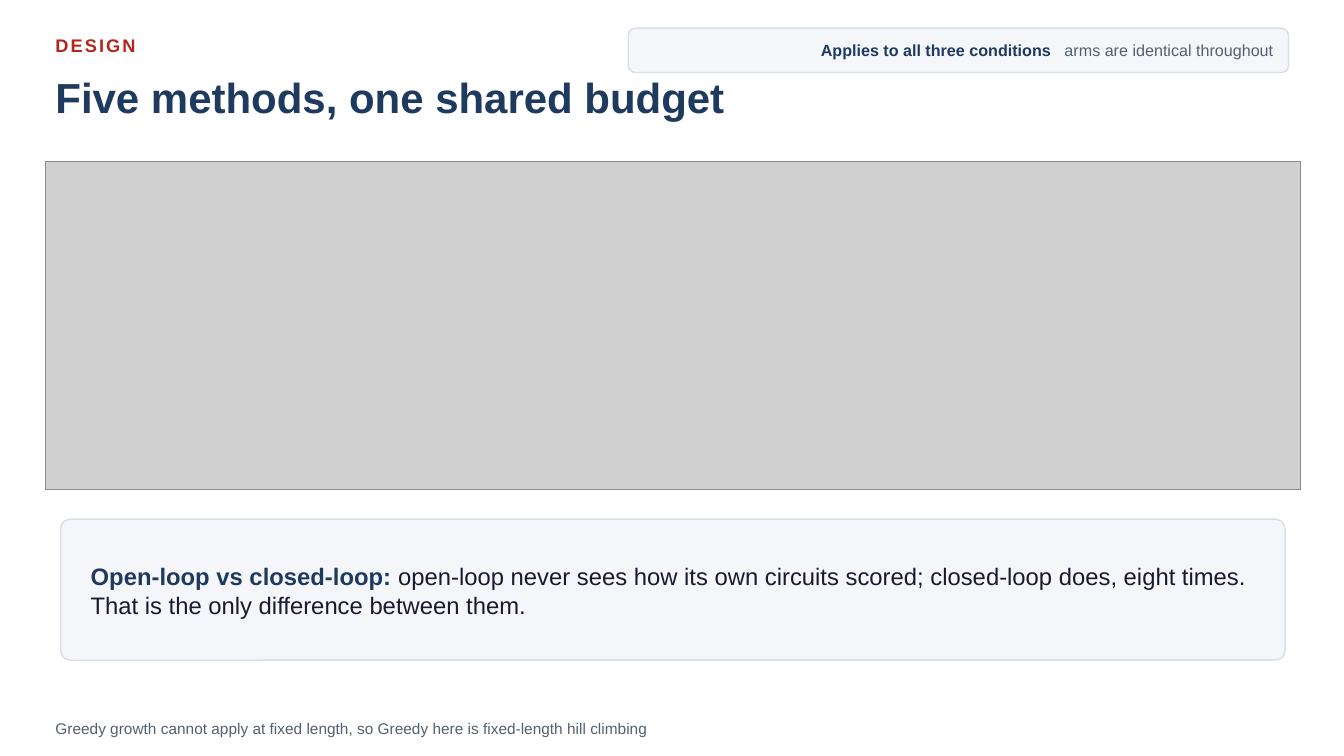
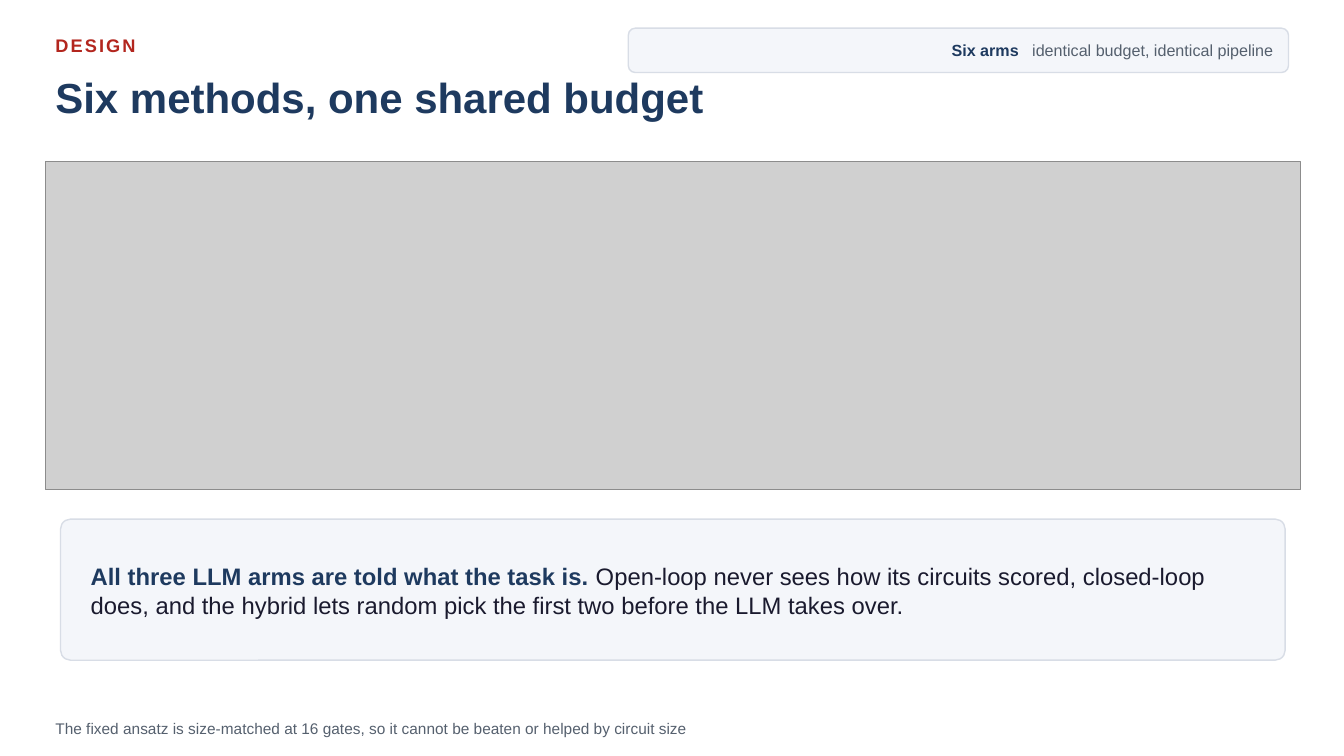
Before and after one commit to dorakingx/llm-vqc, a slide deck: slide 5 of docs/presentation/mini5/20260731_GSoC_mini5.pptx. Drawn at 1344x756 pixels with LibreOffice and Linux fonts; fonts in the diff are those of the drawing; grey boxes stand for pictures. Boxes give left, top, right and bottom in pixels: in the first picture for what was removed or moved away, otherwise in the second. Text is boxed around its words. In the diff, an @@ line names an element or a change of style, - is before the commit and + after.

```diff
--- a/docs/presentation/mini5/20260731_GSoC_mini5.pptx
+++ b/docs/presentation/mini5/20260731_GSoC_mini5.pptx
@@ text at <box>952,44,1274,60</box>: text changed; text colour #1E3A5F to #55606E; bold off @@
-Applies to all three conditions arms are identical throughout
+Six arms identical budget, identical pipeline
@@ text at <box>55,82,703,122</box>: text changed @@
-Five methods, one shared budget
+Six methods, one shared budget
@@ text at <box>91,567,1205,619</box>: text changed @@
-Open-loop vs closed-loop: open-loop never sees how its own circuits scored; closed-loop does, eight times. That is the only difference between them.
+All three LLM arms are told what the task is. Open-loop never sees how its circuits scored, closed-loop does, and the hybrid lets random pick the first two before the LLM takes over.
@@ text at <box>55,723,686,737</box>: text changed @@
-Greedy growth cannot apply at fixed length, so Greedy here is fixed-length hill climbing
+The fixed ansatz is size-matched at 16 gates, so it cannot be beaten or helped by circuit size
```
Also in this commit, not shown: 3 other slides changed, 1 slide added, 1 slide removed, 12 other files.
